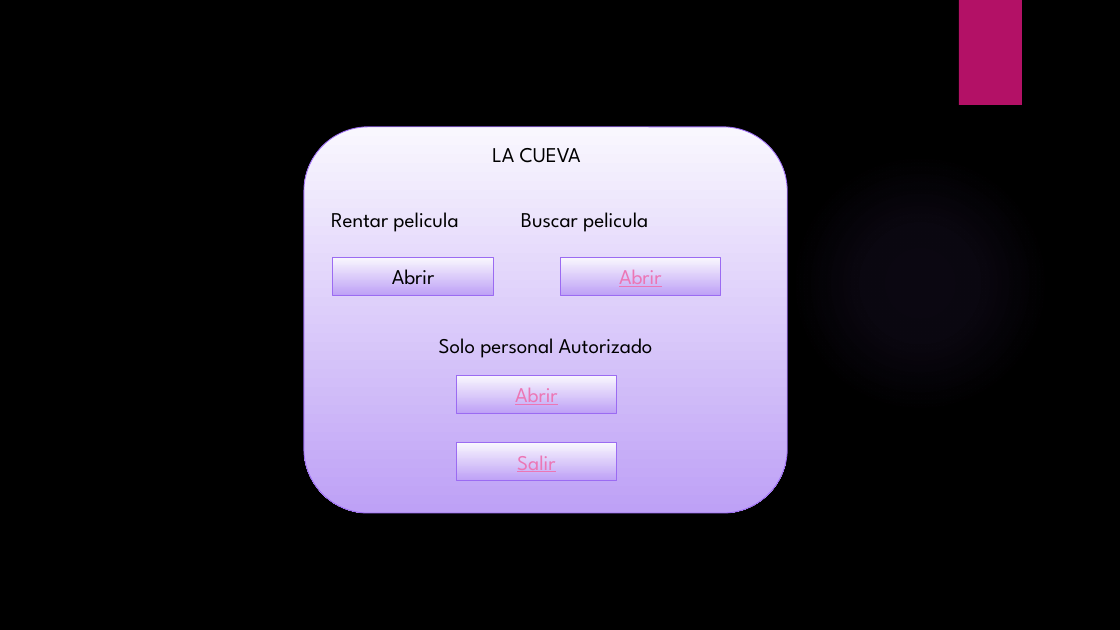
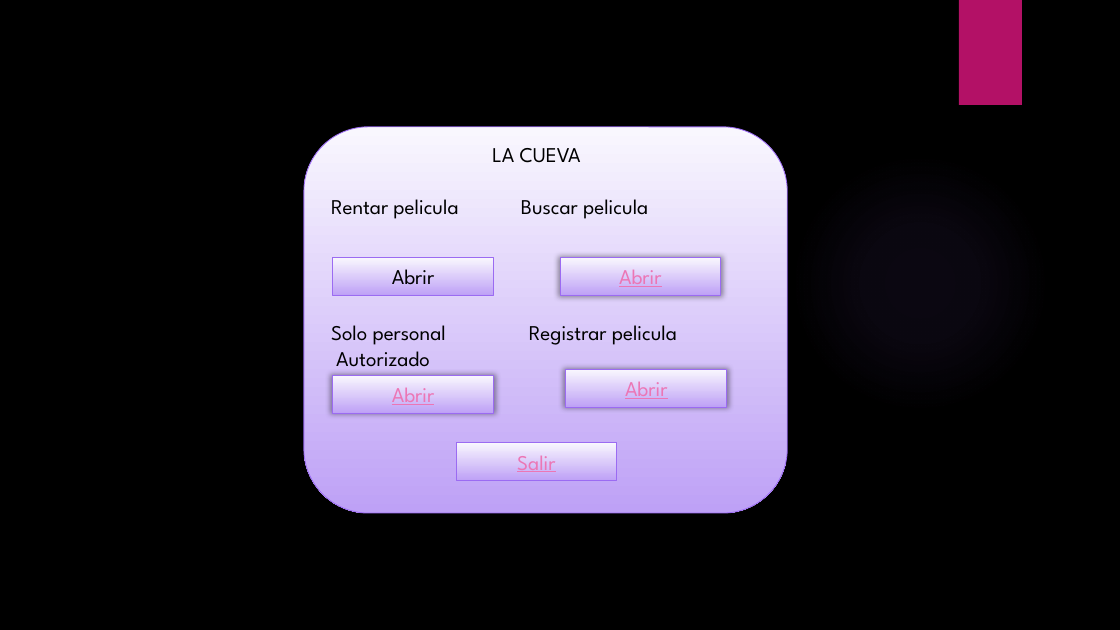
Before and after one commit to jhovanii/trabaja, a slide deck: slide 2 of mockup.pptx. Drawn at 1120x630 pixels with LibreOffice and Linux fonts; fonts in the diff are those of the drawing; background and template pictures are left out. Boxes give left, top, right and bottom in pixels: in the first picture for what was removed or moved away, otherwise in the second. Text is boxed around its words. In the diff, an @@ line names an element or a change of style, - is before the commit and + after.

```diff
--- a/mockup.pptx
+++ b/mockup.pptx
@@ rectangle "Abrir" at (560, 258, 722, 296): shadow on @@
@@ text in rounded rectangle at (331, 325, 677, 345): text changed @@
-Solo personal Autorizado
+Solo personal Registrar pelicula
+Autorizado
@@ rectangle "Abrir" at (333, 376, 494, 413): shadow on @@
@@ rectangle "Abrir": place and size @@
-rectangle "Abrir" at (456, 376, 618, 413)
+rectangle "Abrir" at (333, 376, 494, 413)
@@ rectangle added at (566, 370, 728, 408), fill gradient #FAF9FE to #BEA2F6, outline #9B6BF2 0.75 pt, 18 pt, text #EC76B5, underline @@
+Abrir
```
Also in this commit, not shown: 2 other slides changed, 2 other files.
